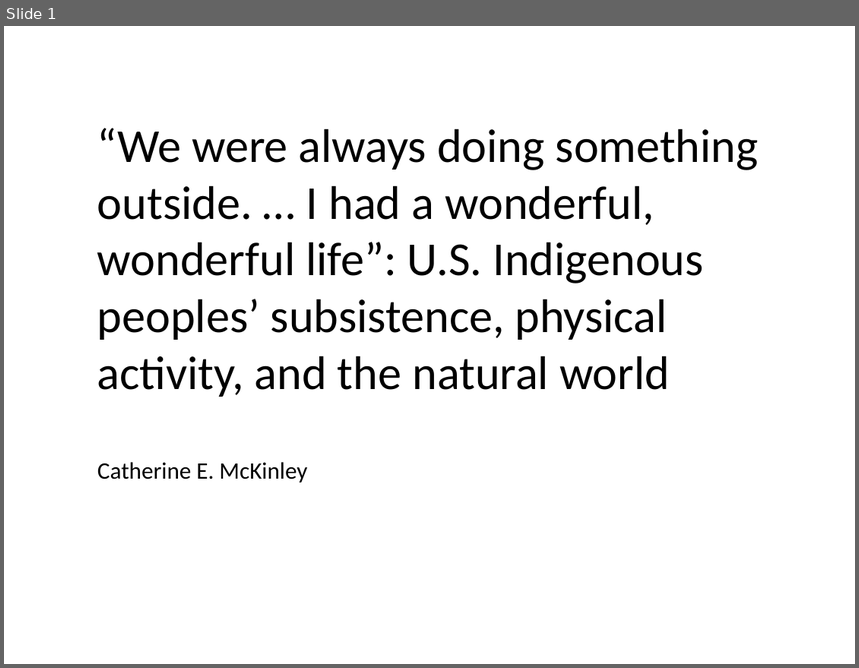
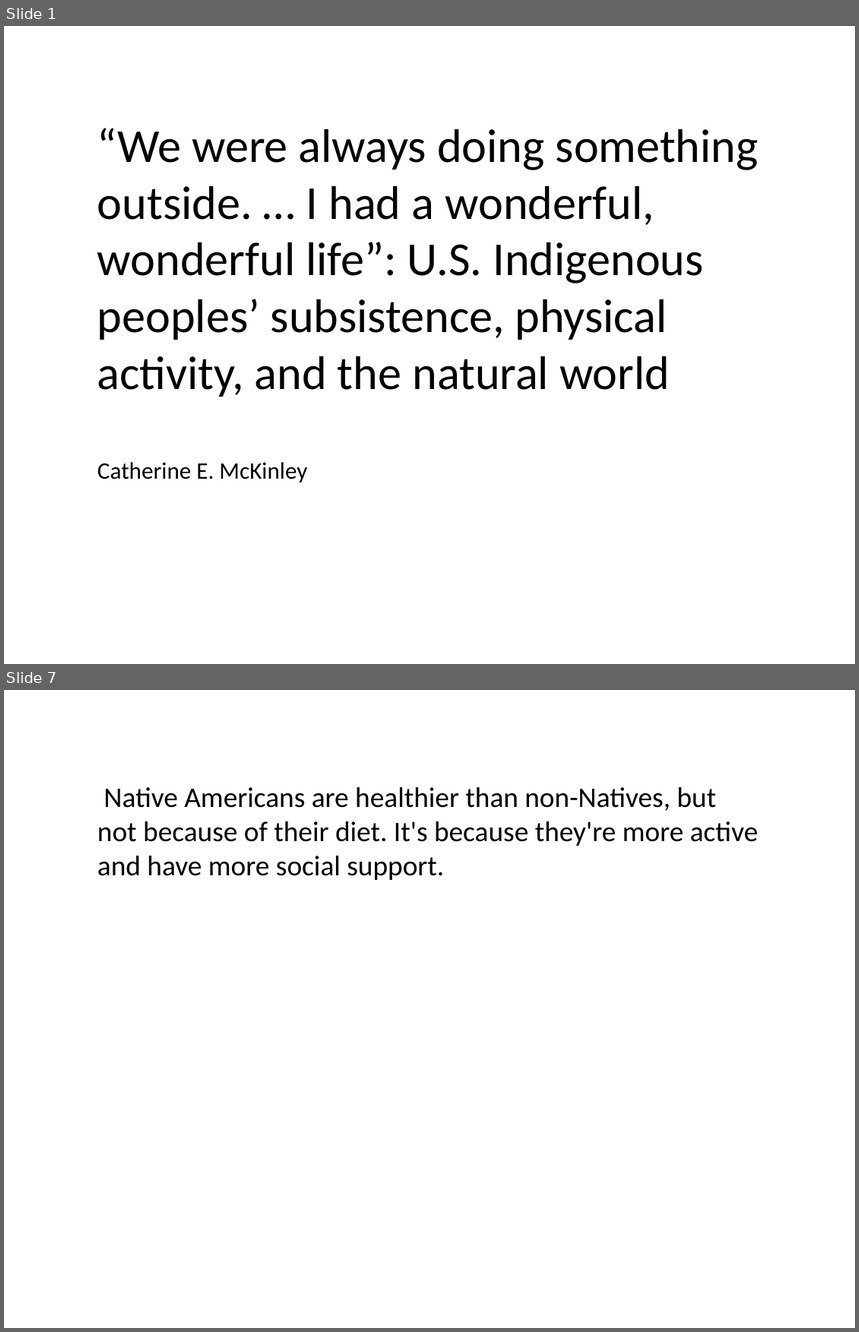
Before and after one commit to Xiaoyany88/INTUITION-Hack, a slide deck: example.pptx. Shown one above the other, each under a label of ours: slide 1 before the commit, slides 1 and 7 after it; the slides between them are not shown. The pictures are 859x668 and 859x1332 pixels, drawn with LibreOffice and Linux fonts; fonts in the diff are those of the drawing. Boxes give left, top, right and bottom in pixels: in the first picture for what was removed or moved away, otherwise in the second. Text is boxed around its words. In the diff, an @@ line names an element or a change of style, - is before the commit and + after.

```diff
--- a/example.pptx
+++ b/example.pptx
@@ slide 7 added at (4,690,855,1328), background #FFFFFF @@
@@ text added at (97,787,758,880), 24 pt, text #000000 @@
+Native Americans are healthier than non-Natives, but not because of their diet. It's because they're more active and have more social support.
```
Also in this commit, not shown: 13 other slides added, 15 other files.
